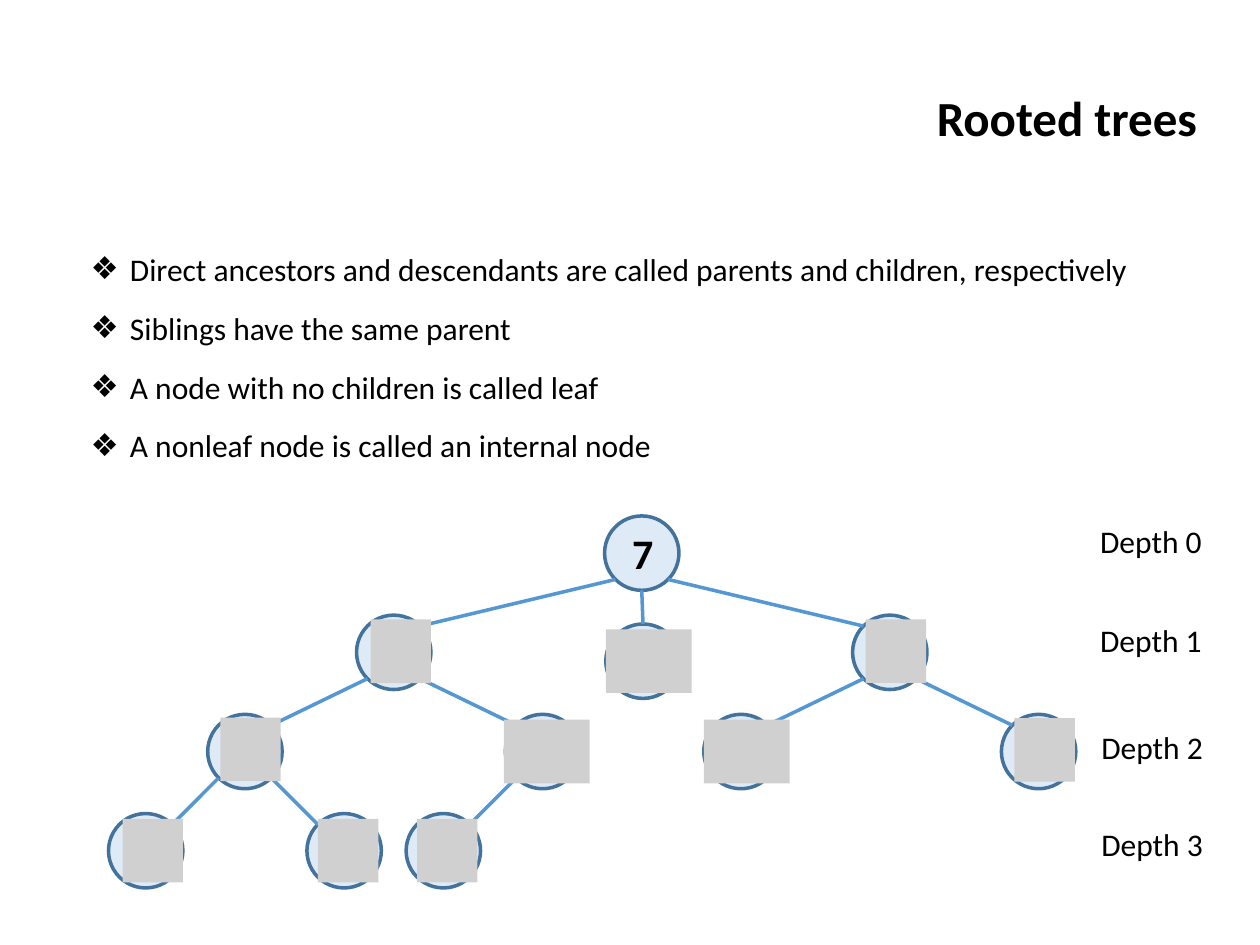
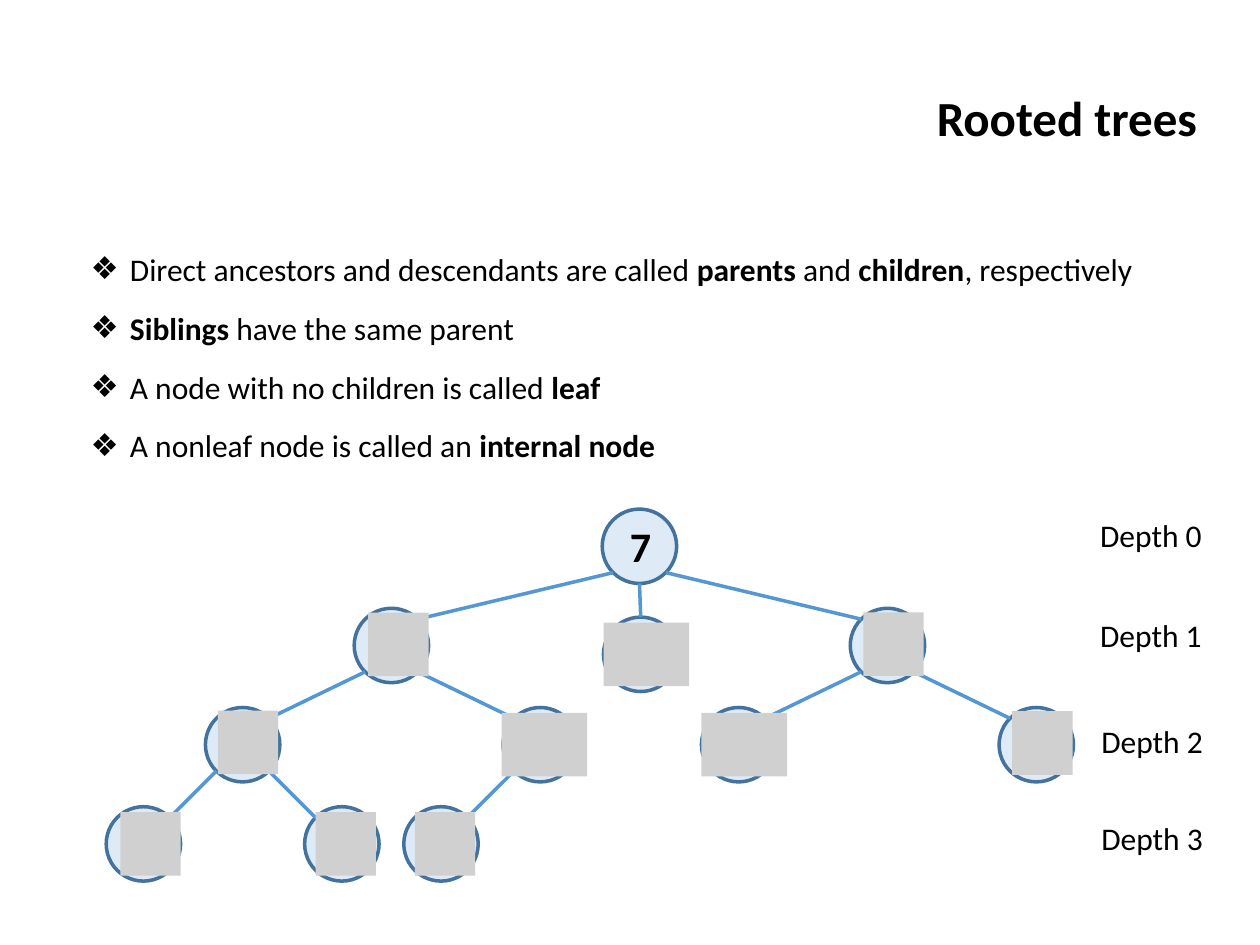
Before and after one commit to ifromm/dsa, a slide deck: slide 23 of slides/unit_6_trees.pptx. Drawn at 1260x945 pixels with LibreOffice and Linux fonts; fonts in the diff are those of the drawing; grey boxes stand for pictures; background and template pictures are left out. Boxes give left, top, right and bottom in pixels: in the first picture for what was removed or moved away, otherwise in the second. Text is boxed around its words. In the diff, an @@ line names an element or a change of style, - is before the commit and + after.

```diff
--- a/slides/unit_6_trees.pptx
+++ b/slides/unit_6_trees.pptx
@@ text "Direct ancestors and descendants are ..." at [130,259,1132,458]: bold on in "parents children,", "Siblings", "leaf", "internal node" @@
@@ 3 ellipses, 2 lines, 2 pictures: place and size @@
-3 ellipses, 2 lines, 2 pictures at [108,580,692,888]
+3 ellipses, 2 lines, 2 pictures at [106,572,689,881]
@@ 1 ellipse, 1 line, 1 picture: place and size @@
-1 ellipse, 1 line, 1 picture at [605,517,926,683]
+1 ellipse, 1 line, 1 picture at [602,509,924,675]
@@ 4 ellipses, 4 lines, 1 text, 1 picture: place and size @@
-4 ellipses, 4 lines, 1 text, 1 picture at [173,541,1076,824]
+4 ellipses, 4 lines, 1 text, 1 picture at [170,534,1074,818]
@@ 6 pictures, 4 texts, 3 ellipses, 3 lines: place and size @@
-6 pictures, 4 texts, 3 ellipses, 3 lines at [122,531,1203,882]
+6 pictures, 4 texts, 3 ellipses, 3 lines at [120,525,1203,876]
```
Also in this commit, not shown: 14 other slides changed, 2 other files.
